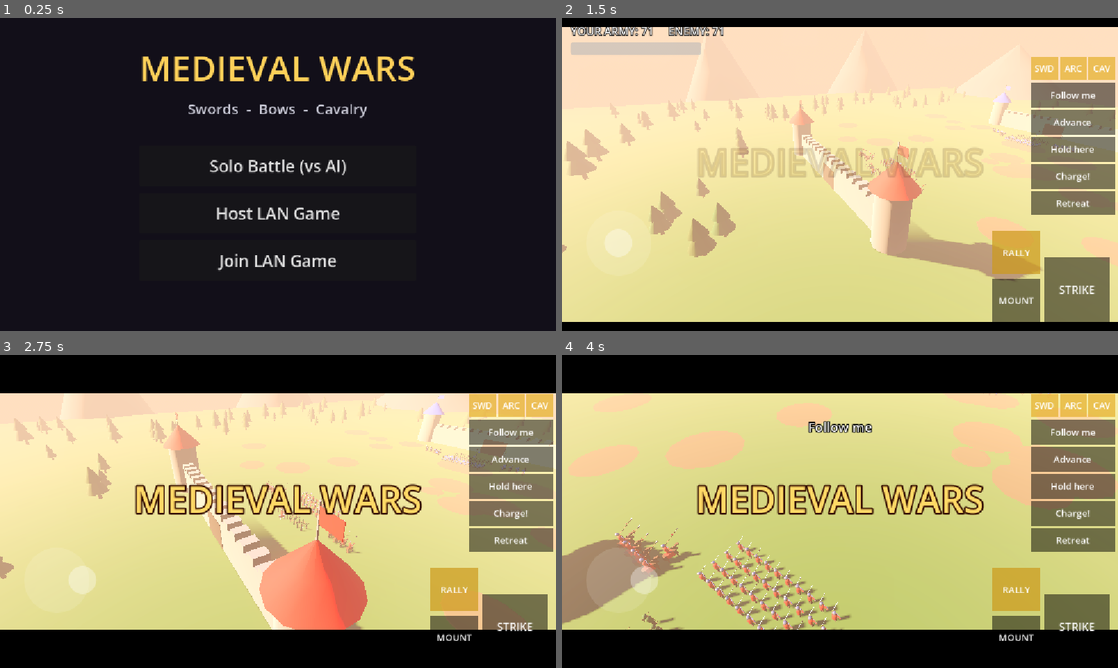
Above: before the commit, frames 1-4 (two rows, left to right).
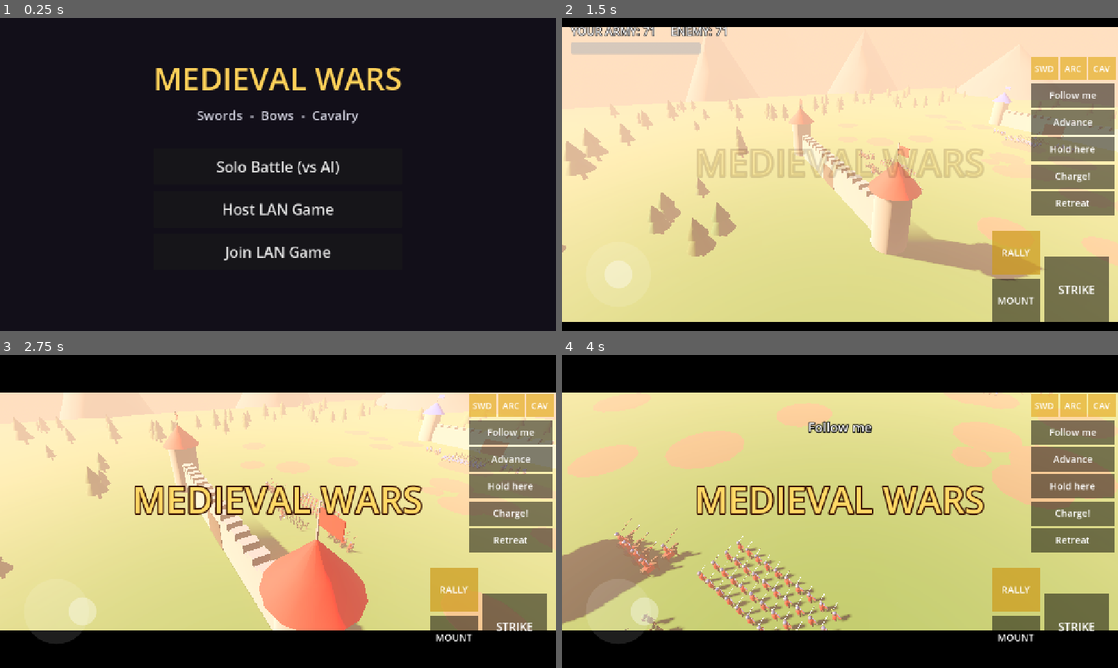
Above: after the commit, the same moments.

Repository: eab71334-web/Saleel-Al-Hadid
Game: Godot game, scene res://game/main.tscn
The game is run twice, just before and just after one commit, with the same random seed, the same clock (stepped at 60 frames per second) and the same inputs. Before the commit the project has no main scene; this scene is started directly in both runs.
Inputs (mouse positions are in pixels of both pictures, inside the frame that each line leads up to):
- Up to frame 1 (0.25 s): no input
- Up to frame 2 (1.5 s): click "Solo Battle (vs AI)" at 0.5 s; click "START BATTLE" at 1.25 s
- Up to frame 3 (2.75 s): tap Enter at 2 s; move the mouse to (400, 495) at 2.02 s; hold Right (ui_right) from 2.03 s (still down); tap E at 2.1 s; click (400, 495) at 2.17 s; tap Space at 2.27 s
- Up to frame 4 (4 s): release Right (ui_right) at 2.75 s; drag from (728, 527) to (812, 574) at 2.77 s; move the mouse to (895, 442) at 3.52 s; hold Right (ui_right) from 3.53 s (still down); tap 1 at 3.6 s

The runs differ from the first frame. In frame 1, 5.5% of the frame differs, in the area x 25-75%, y 12-81%; in frame 2, 3.5%; in frame 3, 5.6%; in frame 4, 6.2%, in the area x 0-100%, y 12-93%.

Commit message:
Update project.godot

Diff:
--- a/project.godot
+++ b/project.godot
@@ -1,33 +1,20 @@
 ; Engine configuration file.
-; It's best edited using the editor UI and not directly,
-; since the parameters that go here are not all obvious.
-;
-; Format:
-;   [section] ; section goes between []
-;   param=value ; assign values to parameters
-
 config_version=5
 
 [application]
 
 config/name="TowerWars"
-config/features=PackedStringArray("4.8", "Mobile")
+run/main_scene="res://game/main.tscn"
 config/icon="res://icon.svg"
 
 [display]
 
+window/size/viewport_width=1280
+window/size/viewport_height=720
 window/stretch/mode="canvas_items"
 window/stretch/aspect="expand"
-
-[input_devices]
-
-joypads/ignore_joypad_on_unfocused_application=true
-
-[physics]
-
-3d/physics_engine="Jolt Physics"
+window/handheld/orientation=0
 
 [rendering]
 
-rendering_device/driver.windows="d3d12"
 renderer/rendering_method="mobile"
